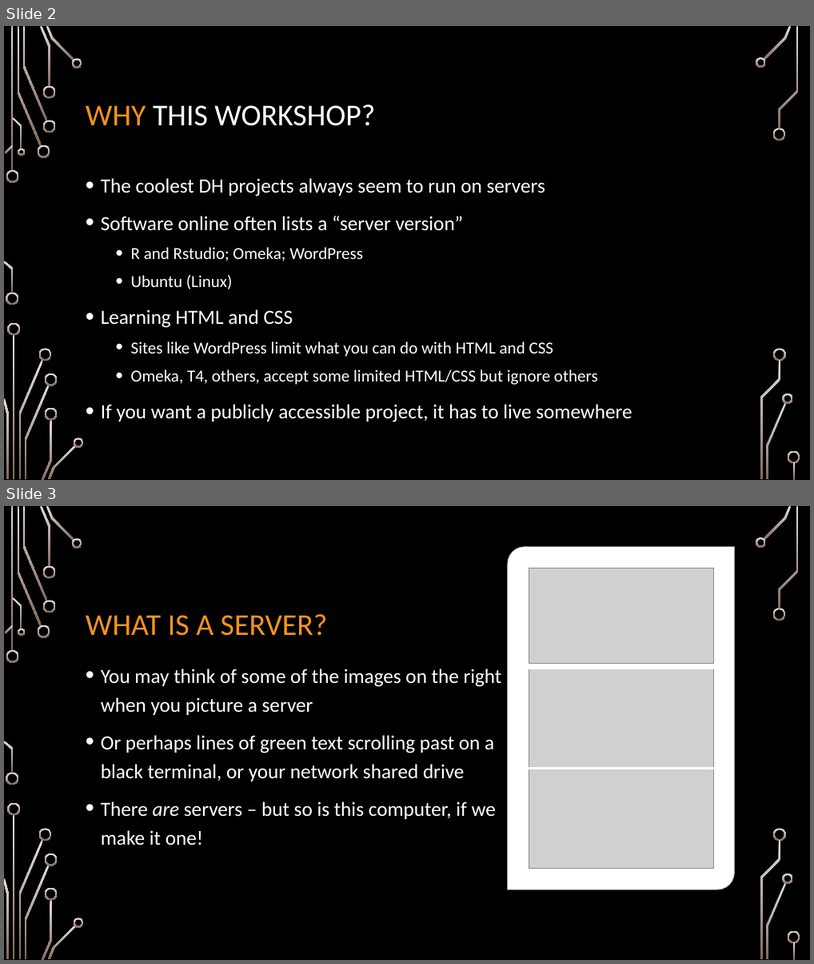
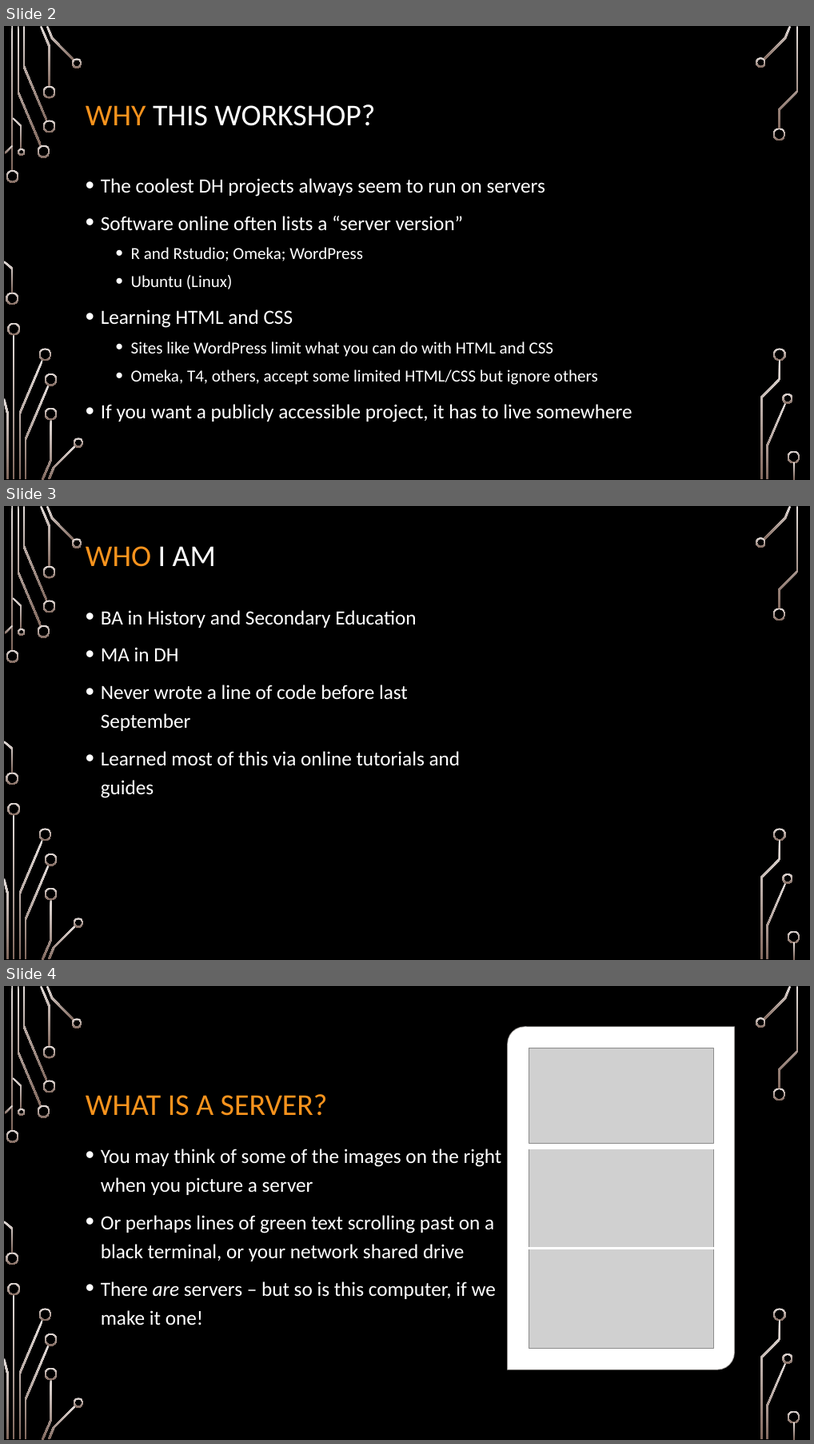
Before and after one commit to tymonaghan/tylermonaghan-dot-dev, a slide deck: docs/humanities-server-workshop.pptx. Shown one above the other, each under a label of ours: slides 2 and 3 before the commit, slides 2, 3 and 4 after it. The pictures are 814x964 and 814x1444 pixels, drawn with LibreOffice and Linux fonts; fonts in the diff are those of the drawing; grey boxes stand for pictures; background and template pictures are left out. Boxes give left, top, right and bottom in pixels: in the first picture for what was removed or moved away, otherwise in the second. Text is boxed around its words. In the diff, an @@ line names an element or a change of style, - is before the commit and + after.

Commit message:
update links, ppt

```diff
--- a/docs/humanities-server-workshop.pptx
+++ b/docs/humanities-server-workshop.pptx
@@ slide 3 added at [4,506,810,960], background picture (left out); not listed: 36 template elements that a slide beside it also shows @@
@@ title added at [86,546,216,567], 36 pt, text #F8931D @@
+WHO I AM
@@ text added at [101,610,461,798], 24 pt, text #FFFFFF @@
+• BA in History and Secondary Education
+• MA in DH
+• Never wrote a line of code before last September
+• Learned most of this via online tutorials and guides
@@ what was slide 3 is now slide 4 @@
```
Also in this commit, not shown: 1 other file.
